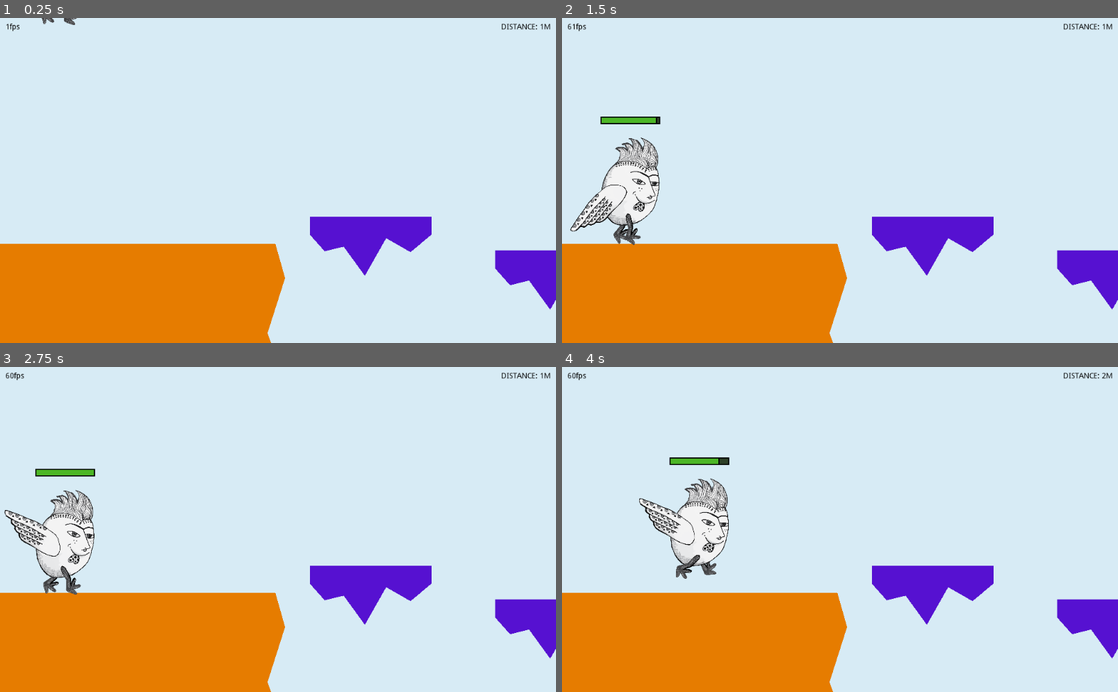
Above: before the commit, frames 1-4 (two rows, left to right).
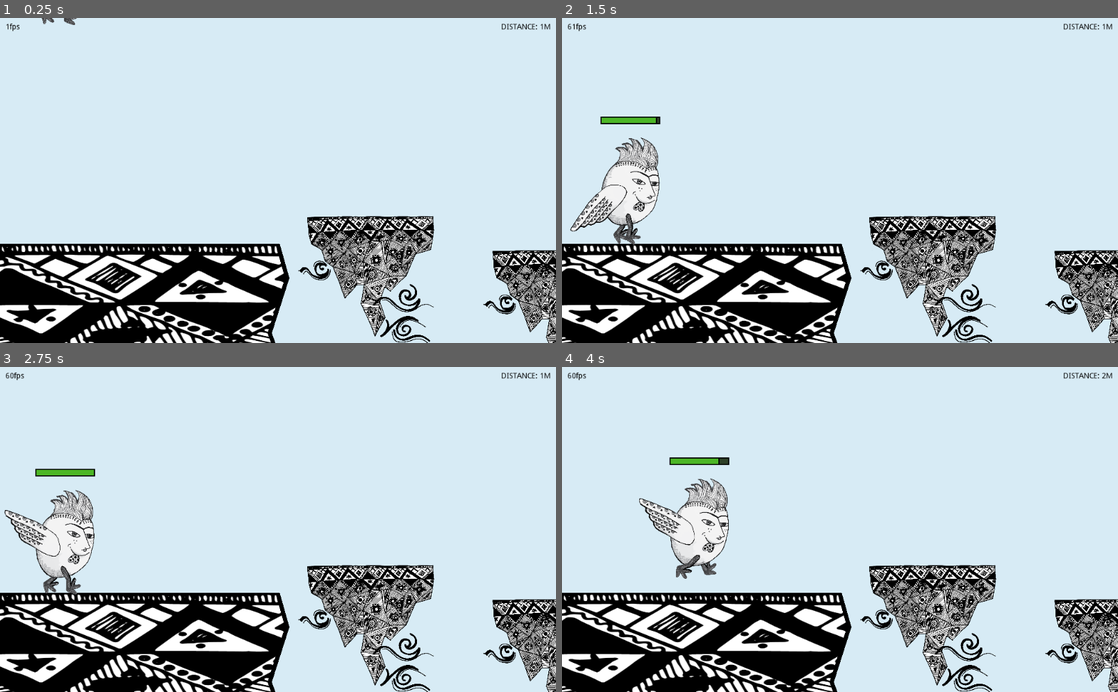
Above: after the commit, the same moments.

Repository: iwilliams/wildjam-15
Game: Godot game, scene res://Main.tscn
Same seed, same stepped clock (60 frames per second), same inputs: the game is played once before the commit and once after it.
Inputs:
- Up to frame 1 (0.25 s): no input
- Up to frame 2 (1.5 s): hold D (move_right) 0.53-1.28 s; tap Space (jump) at 0.77 s; hold A (move_left) from 1.28 s (still down)
- Up to frame 3 (2.75 s): tap Space (jump) at 1.52 s; release A (move_left) at 2.03 s; hold D (move_right) from 2.03 s (still down)
- Up to frame 4 (4 s): tap Space (jump) at 3.02, 3.77 s; release D (move_right) at 3.53 s; hold A (move_left) from 3.53 s (still down)

The runs differ from the first frame. In frame 1, 23% of the frame differs, in the area x 0-100%, y 60-100%; in frame 2, 23%; in frame 3, 23%; in frame 4, 23%.

Commit message:
Add platforms

Diff:
--- a/Game.tscn
+++ b/Game.tscn
@@ -1,15 +1,16 @@
-[gd_scene load_steps=9 format=2]
+[gd_scene load_steps=10 format=2]
 
 [ext_resource path="res://Game.gd" type="Script" id=1]
 [ext_resource path="res://Room.tscn" type="PackedScene" id=2]
 [ext_resource path="res://PlatformPhysics.tres" type="PhysicsMaterial" id=3]
-[ext_resource path="res://Player.tscn" type="PackedScene" id=4]
-[ext_resource path="res://Debug.gd" type="Script" id=5]
+[ext_resource path="res://asses/island.png" type="Texture" id=4]
+[ext_resource path="res://Player.tscn" type="PackedScene" id=5]
+[ext_resource path="res://Debug.gd" type="Script" id=6]
 
-[sub_resource type="RectangleShape2D" id=3]
+[sub_resource type="RectangleShape2D" id=1]
 extents = Vector2( 285.524, 134.933 )
 
-[sub_resource type="StyleBoxFlat" id=1]
+[sub_resource type="StyleBoxFlat" id=2]
 bg_color = Color( 0.301961, 0.717647, 0.152941, 1 )
 border_width_left = 2
 border_width_top = 2
@@ -41,12 +42,20 @@
 physics_material_override = ExtResource( 3 )
 
 [node name="CollisionShape2D" type="CollisionShape2D" parent="StaticBody2D"]
-shape = SubResource( 3 )
+shape = SubResource( 1 )
+
+[node name="Polygon2D2" type="Polygon2D" parent="StaticBody2D"]
+position = Vector2( -277, -134.405 )
+scale = Vector2( 57.0789, 26.889 )
+color = Color( 0, 0, 0, 1 )
+polygon = PoolVector2Array( 0, 0, 10, 0, 10.3113, 2.33463, 9.74546, 6.11499, 10.0634, 8.03305, 10, 10, 0, 10 )
 
 [node name="Polygon2D" type="Polygon2D" parent="StaticBody2D"]
-position = Vector2( -284.955, -134.405 )
+position = Vector2( -285, -134.405 )
 scale = Vector2( 57.0789, 26.889 )
-color = Color( 0.905882, 0.490196, 0, 1 )
+texture = ExtResource( 4 )
+texture_offset = Vector2( 20, 0.2 )
+texture_scale = Vector2( 50, 50 )
 polygon = PoolVector2Array( 0, 0, 10, 0, 10.3113, 2.33463, 9.74546, 6.11499, 10.0634, 8.03305, 10, 10, 0, 10 )
 
 [node name="StaticBody2D2" type="RigidBody2D" parent="."]
--- a/Platform.tscn
+++ b/Platform.tscn
@@ -1,39 +1,38 @@
-[gd_scene load_steps=6 format=2]
+[gd_scene load_steps=7 format=2]
 
 [ext_resource path="res://PlatformPhysics.tres" type="PhysicsMaterial" id=1]
 [ext_resource path="res://Platform.gd" type="Script" id=2]
+[ext_resource path="res://asses/island.png" type="Texture" id=3]
 
-[sub_resource type="RectangleShape2D" id=1]
-extents = Vector2( 112.143, 16.6783 )
-
-[sub_resource type="ParticlesMaterial" id=3]
+[sub_resource type="ParticlesMaterial" id=1]
 emission_shape = 1
 emission_sphere_radius = 17.0
 flag_disable_z = true
 spread = 46.65
 gravity = Vector3( 0, 98, 0 )
+angular_velocity = 1.0
 orbit_velocity = 0.0
 orbit_velocity_random = 0.0
 scale = 12.4
 scale_random = 1.0
-color = Color( 0.341176, 0.0705882, 0.823529, 1 )
+color = Color( 0, 0, 0, 1 )
 
 [sub_resource type="Animation" id=2]
 resource_name = "Shake"
 tracks/0/type = "value"
-tracks/0/path = NodePath("Polygon2D:rotation_degrees")
+tracks/0/path = NodePath("Particles2D:emitting")
 tracks/0/interp = 1
 tracks/0/loop_wrap = true
 tracks/0/imported = false
 tracks/0/enabled = true
 tracks/0/keys = {
-"times": PoolRealArray( 0, 0.2, 0.4, 0.6, 0.8, 1 ),
-"transitions": PoolRealArray( 1, 1, 1, 1, 1, 1 ),
-"update": 0,
-"values": [ 0.0, 1.0, -1.0, 1.0, -1.0, 0.0 ]
+"times": PoolRealArray( 0.2 ),
+"transitions": PoolRealArray( 1 ),
+"update": 1,
+"values": [ true ]
 }
 tracks/1/type = "value"
-tracks/1/path = NodePath("Particles2D:emitting")
+tracks/1/path = NodePath("Particles2D2:emitting")
 tracks/1/interp = 1
 tracks/1/loop_wrap = true
 tracks/1/imported = false
@@ -45,17 +44,20 @@
 "values": [ true ]
 }
 tracks/2/type = "value"
-tracks/2/path = NodePath("Particles2D2:emitting")
+tracks/2/path = NodePath("Sprite:rotation_degrees")
 tracks/2/interp = 1
 tracks/2/loop_wrap = true
 tracks/2/imported = false
 tracks/2/enabled = true
 tracks/2/keys = {
-"times": PoolRealArray( 0.2 ),
-"transitions": PoolRealArray( 1 ),
-"update": 1,
-"values": [ true ]
+"times": PoolRealArray( 0, 0.2, 0.4, 0.6, 0.8, 1 ),
+"transitions": PoolRealArray( 1, 1, 1, 1, 1, 1 ),
+"update": 0,
+"values": [ 0.0, 1.0, -1.0, 1.0, -1.0, 0.0 ]
 }
+
+[sub_resource type="RectangleShape2D" id=3]
+extents = Vector2( 114.421, 16.6783 )
 
 [node name="Platform" type="RigidBody2D" groups=[
 "Platform",
@@ -67,31 +69,31 @@
 contact_monitor = true
 script = ExtResource( 2 )
 
-[node name="Polygon2D" type="Polygon2D" parent="."]
-scale = Vector2( 1.535, 0.866486 )
-color = Color( 0.341176, 0.0705882, 0.823529, 1 )
-polygon = PoolVector2Array( -72.9955, -19.1903, -72.9799, 19.0918, -55.1469, 54.7142, -32.3772, 44.7249, -6.94346, 106.871, 18.602, 26.7182, 47.8142, 56.4109, 72.9364, 19.1832, 73.0294, -19.1911 )
+[node name="Particles2D" type="Particles2D" parent="."]
+position = Vector2( -48.282, 93.8922 )
+emitting = false
+one_shot = true
+randomness = 1.0
+process_material = SubResource( 1 )
+
+[node name="Particles2D2" type="Particles2D" parent="."]
+position = Vector2( 84.6283, 40.4116 )
+emitting = false
+one_shot = true
+randomness = 1.0
+process_material = SubResource( 1 )
+
+[node name="AnimationPlayer" type="AnimationPlayer" parent="."]
+anims/Shake = SubResource( 2 )
+
+[node name="Sprite" type="Sprite" parent="."]
+position = Vector2( -3.70634, 101.139 )
+scale = Vector2( 0.12, 0.12 )
+texture = ExtResource( 3 )
 
 [node name="CollisionShape2D" type="CollisionShape2D" parent="."]
-shape = SubResource( 1 )
+shape = SubResource( 3 )
 __meta__ = {
 "_edit_lock_": true
 }
-
-[node name="Particles2D" type="Particles2D" parent="."]
-position = Vector2( -52.2625, 38.1648 )
-emitting = false
-one_shot = true
-randomness = 1.0
-process_material = SubResource( 3 )
-
-[node name="Particles2D2" type="Particles2D" parent="."]
-position = Vector2( 32.8814, 21.8358 )
-emitting = false
-one_shot = true
-randomness = 1.0
-process_material = SubResource( 3 )
-
-[node name="AnimationPlayer" type="AnimationPlayer" parent="."]
-anims/Shake = SubResource( 2 )
 [connection signal="body_entered" from="." to="." method="_on_Platform_body_entered"]
Not shown: 5 places in Game.tscn that only renumber resources
Binary file added: asses/island.png
Not shown, added: asses/island.png.import
